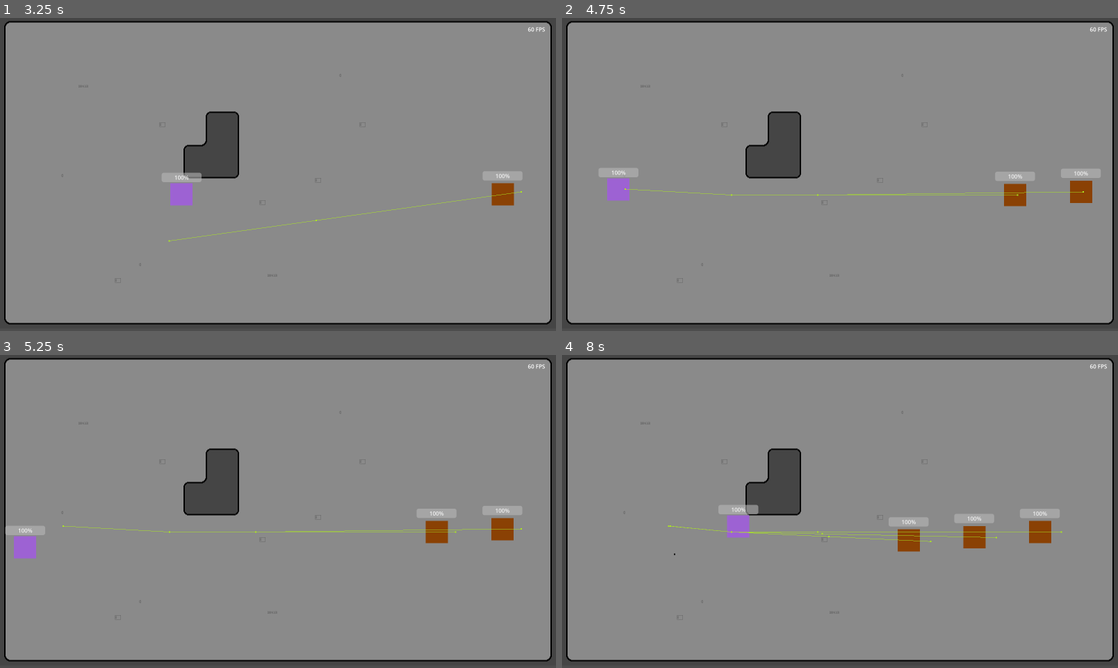
Above: before the commit, frames 1-4 (two rows, left to right).
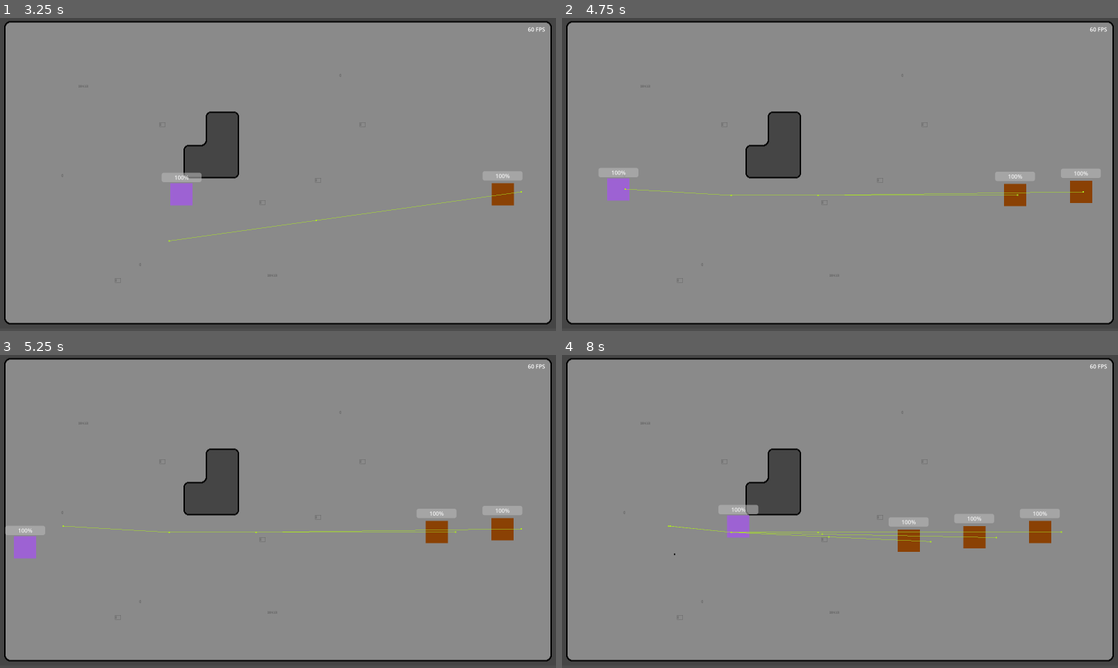
Above: after the commit, the same moments.

Repository: MikeBeasterfeld/bezerk-godot
Game: Godot game, scene res://scene/gameboard.tscn
Two runs of this game, one before a commit and one after it. Both use one fixed random seed, a clock stepped at 60 frames per second and the inputs below.
Inputs:
- Up to frame 1 (3.25 s): tap Enter at 0.5 s; hold D (ui_right) 0.53-1.28 s; hold S (ui_down) 1.28-2.03 s; hold D (ui_right) 2.03-2.78 s; hold W (ui_up) from 2.78 s (still down)
- Up to frame 2 (4.75 s): release W (ui_up) at 3.53 s; hold A (ui_left) from 3.53 s (still down)
- Up to frame 3 (5.25 s): release A (ui_left) at 5.03 s; hold S (ui_down) from 5.03 s (still down)
- Up to frame 4 (8 s): release S (ui_down) at 5.78 s; hold D (ui_right) 5.78-6.53 s; hold W (ui_up) 6.53-7.28 s; hold D (ui_right) from 7.28 s (still down)

Frame 1 is identical in both runs. In frame 2, less than 0.1% of the frame differs, in the area x 13-85%, y 54-57%; in frame 3, less than 0.1%; in frame 4, 0.2%, in the area x 19-76%, y 54-63%.

Commit message:
Adjust agent radius to help enemies avoid corners

Diff:
--- a/scene/gameboard.tscn
+++ b/scene/gameboard.tscn
@@ -44,12 +44,12 @@
 sources/3 = SubResource("TileSetAtlasSource_qpqeq")
 
 [sub_resource type="NavigationPolygon" id="NavigationPolygon_y2m08"]
-vertices = PackedVector2Array(812, 531, 1612, 866, 140, 866, 564, 531, 140, 83, 556, 499, 1612, 83, 812, 254, 768, 260, 684, 258, 571, 499, 556, 387, 684, 259, 682, 259, 644, 265, 620, 291, 620, 355, 618, 355, 638, 291, 580, 361, 574, 387)
+vertices = PackedVector2Array(813, 532, 1611, 865, 141, 865, 563, 532, 141, 84, 555, 500, 1611, 84, 813, 253, 768, 259, 683, 257, 570, 500, 555, 386, 683, 258, 682, 258, 643, 264, 619, 290, 619, 354, 618, 354, 638, 290, 579, 360, 574, 386)
 polygons = Array[PackedInt32Array]([PackedInt32Array(0, 1, 2, 3), PackedInt32Array(3, 2, 4, 5), PackedInt32Array(6, 1,  …(313 unchanged characters)…
 outlines = Array[PackedVector2Array]([PackedVector2Array(87, 24, 1672, 27, 1676, 908, 87, 910)])
 source_geometry_mode = 1
 source_geometry_group_name = &"navigation"
-agent_radius = 32.0
+agent_radius = 33.0
 
 [node name="Gameboard" type="Node2D"]
 script = ExtResource("1_do3ha")
